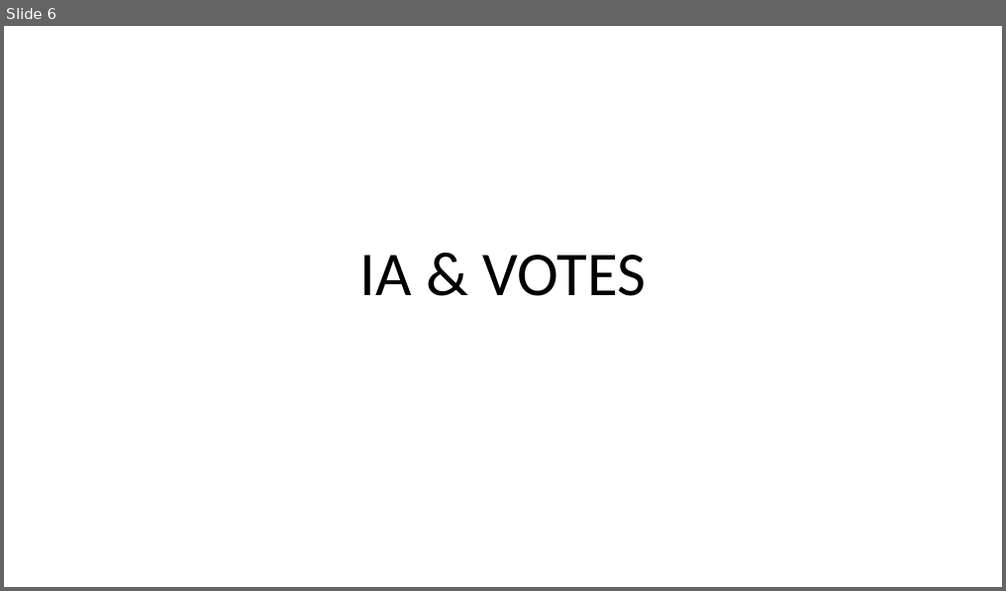
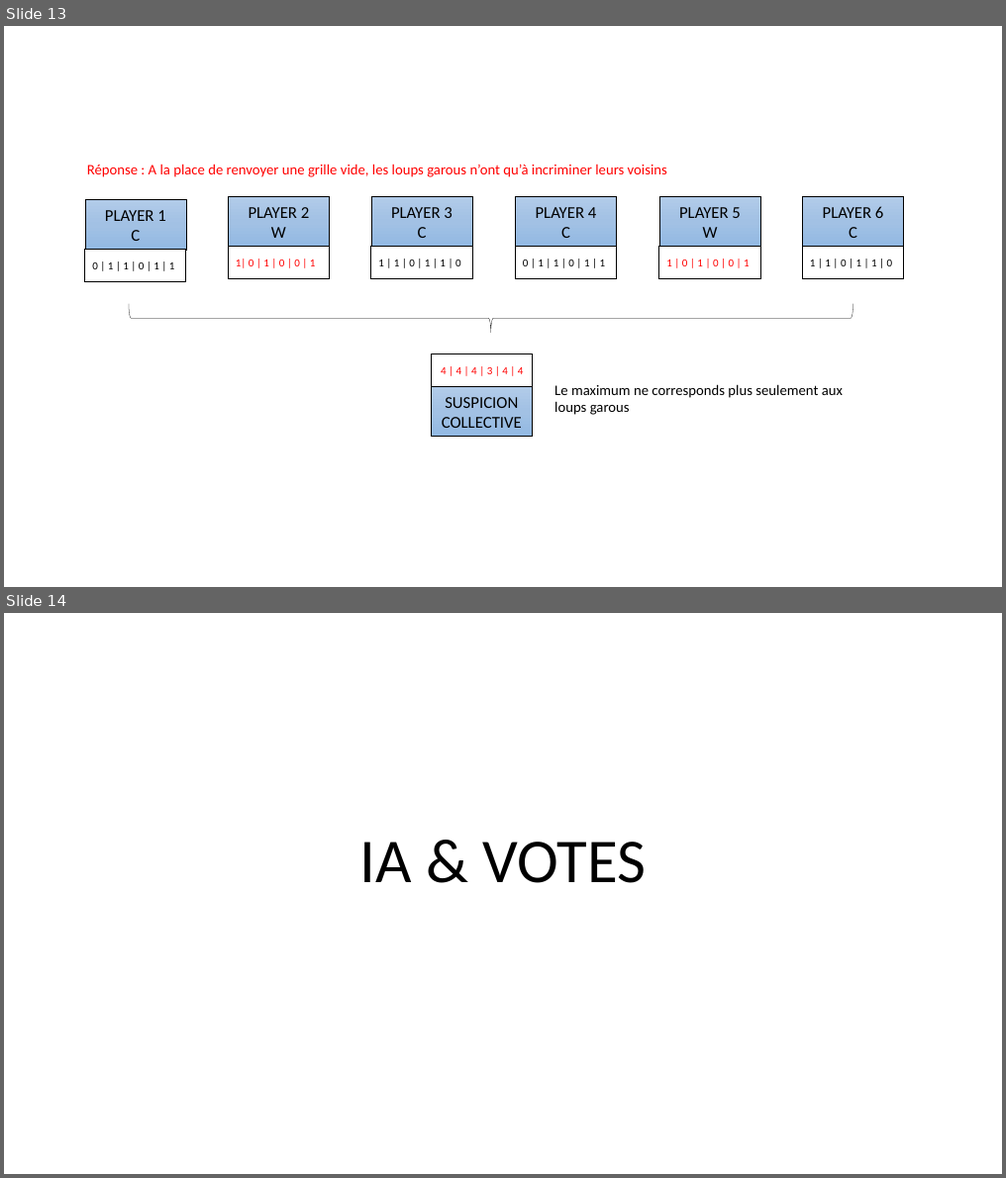
Before and after one commit to konamdav/Loup-Garou, a slide deck: README.pptx. Shown one above the other, each under a label of ours: slide 6 before the commit, slides 13 and 14 after it. The pictures are 1006x591 and 1006x1178 pixels, drawn with LibreOffice and Linux fonts; fonts in the diff are those of the drawing. Boxes give left, top, right and bottom in pixels: in the first picture for what was removed or moved away, otherwise in the second. Text is boxed around its words. In the diff, an @@ line names an element or a change of style, - is before the commit and + after.

```diff
--- a/README.pptx
+++ b/README.pptx
@@ slide 13 added at box(4, 26, 1002, 587), background #FFFFFF @@
@@ text added at box(87, 164, 667, 177), 14 pt, text #FF0000 @@
+Réponse : A la place de renvoyer une grille vide, les loups garous n’ont qu’à incriminer leurs voisins
@@ rectangle added at box(85, 199, 186, 250), fill gradient #B1CBE9 to #A3C1E5 to #93B9E4, outline #000000 0.5 pt, 16 pt, text #000000 @@
+PLAYER 1
+C
@@ rectangle added at box(228, 196, 329, 247), fill gradient #B1CBE9 to #A3C1E5 to #93B9E4, outline #000000 0.5 pt, 16 pt, text #000000 @@
+PLAYER 2
+W
@@ rectangle added at box(371, 196, 472, 247), fill gradient #B1CBE9 to #A3C1E5 to #93B9E4, outline #000000 0.5 pt, 16 pt, text #000000 @@
+PLAYER 3
+C
@@ rectangle added at box(515, 196, 617, 247), fill gradient #B1CBE9 to #A3C1E5 to #93B9E4, outline #000000 0.5 pt, 16 pt, text #000000 @@
+PLAYER 4
+C
@@ rectangle added at box(659, 196, 761, 247), fill gradient #B1CBE9 to #A3C1E5 to #93B9E4, outline #000000 0.5 pt, 16 pt, text #000000 @@
+PLAYER 5
+W
@@ rectangle added at box(803, 196, 904, 247), fill gradient #B1CBE9 to #A3C1E5 to #93B9E4, outline #000000 0.5 pt, 16 pt, text #000000 @@
+PLAYER 6
+C
@@ rectangle added at box(85, 250, 186, 282), fill #FFFFFF, outline #000000 1 pt, 10.5 pt, text #000000 @@
+0 | 1 | 1 | 0 | 1 | 1
@@ rectangle added at box(228, 247, 329, 279), fill #FFFFFF, outline #000000 1 pt, 10.5 pt, text #FF0000 @@
+1| 0 | 1 | 0 | 0 | 1
@@ rectangle added at box(371, 247, 472, 279), fill #FFFFFF, outline #000000 1 pt, 10.5 pt, text #000000 @@
+1 | 1 | 0 | 1 | 1 | 0
@@ rectangle added at box(515, 247, 617, 279), fill #FFFFFF, outline #000000 1 pt, 10.5 pt, text #000000 @@
+0 | 1 | 1 | 0 | 1 | 1
@@ rectangle added at box(659, 247, 761, 279), fill #FFFFFF, outline #000000 1 pt, 10.5 pt, text #FF0000 @@
+1 | 0 | 1 | 0 | 0 | 1
@@ rectangle added at box(803, 247, 904, 279), fill #FFFFFF, outline #000000 1 pt, 10.5 pt, text #000000 @@
+1 | 1 | 0 | 1 | 1 | 0
@@ right brace added at box(129, 304, 853, 333), outline #000000 0.25 pt @@
@@ rectangle added at box(431, 355, 532, 386), fill #FFFFFF, outline #000000 1 pt, 10.5 pt, text #FF0000 @@
+4 | 4 | 4 | 3 | 4 | 4
@@ rectangle added at box(431, 386, 532, 437), fill gradient #B1CBE9 to #A3C1E5 to #93B9E4, outline #000000 0.5 pt, 16 pt, text #000000 @@
+SUSPICION
+COLLECTIVE
@@ text added at box(554, 384, 843, 415), 14 pt, text #000000 @@
+Le maximum ne corresponds plus seulement aux loups garous
@@ what was slide 6 is now slide 14 @@
```
Also in this commit, not shown: 4 slides changed, 9 other slides added, 1 slide removed.
